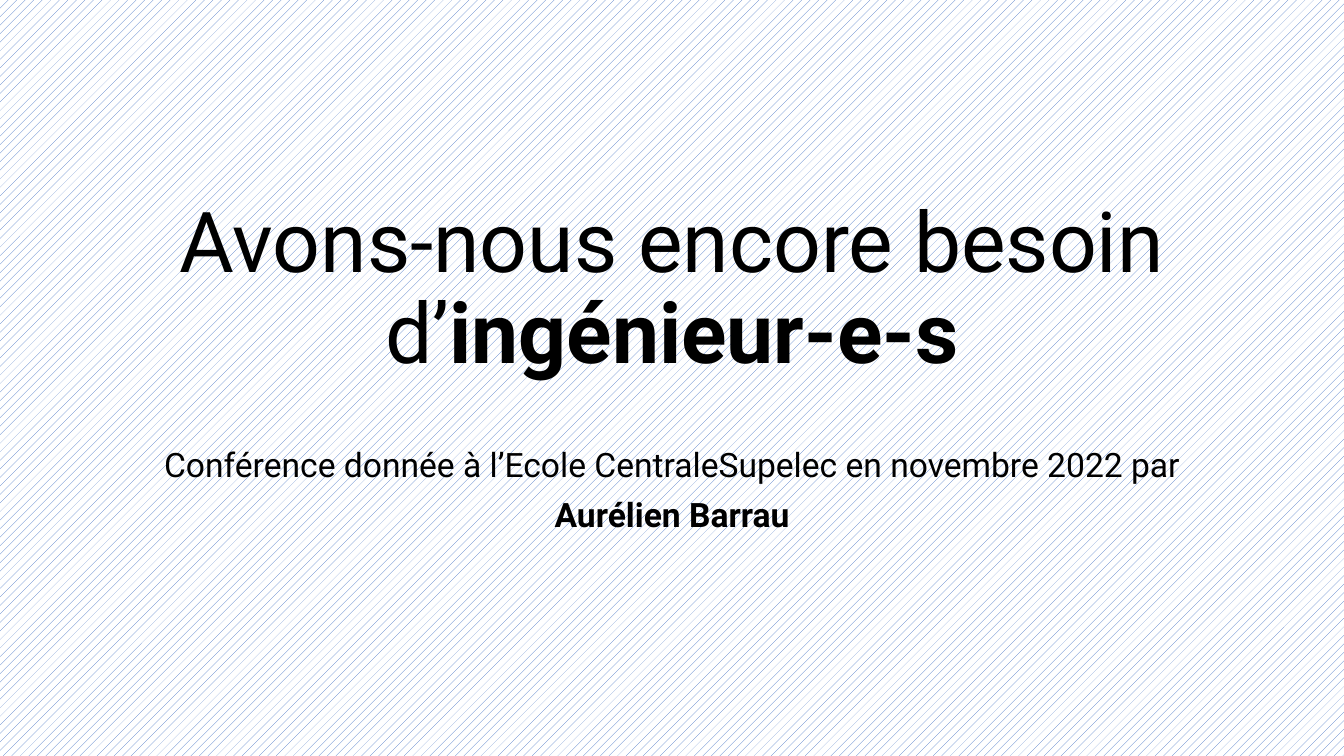
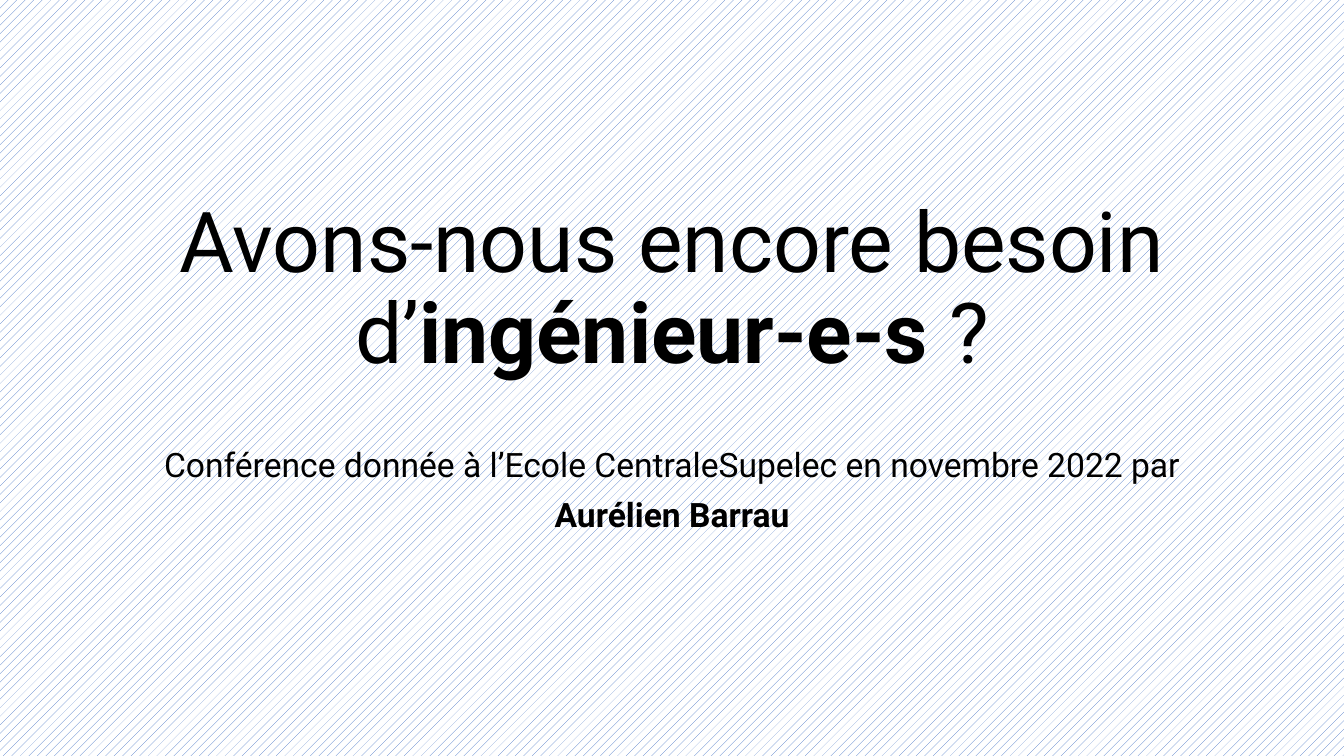
Before and after one commit to HEIGVD-Experience/docs, a slide deck: slide 1 of S4/EXP/files/À-t-on encore besoin d'ingénieurs.pptx. Drawn at 1344x756 pixels with LibreOffice and Linux fonts; fonts in the diff are those of the drawing. Boxes give left, top, right and bottom in pixels: in the first picture for what was removed or moved away, otherwise in the second. Text is boxed around its words. In the diff, an @@ line names an element or a change of style, - is before the commit and + after.

Commit message:
chore: update EXP presentation

```diff
--- a/S4/EXP/files/À-t-on encore besoin d'ingénieurs.pptx
+++ b/S4/EXP/files/À-t-on encore besoin d'ingénieurs.pptx
@@ title at bbox=[180, 196, 1164, 384]: text changed @@
-Avons-nous encore besoin d’ingénieur-e-s
+Avons-nous encore besoin d’ingénieur-e-s ?
```
